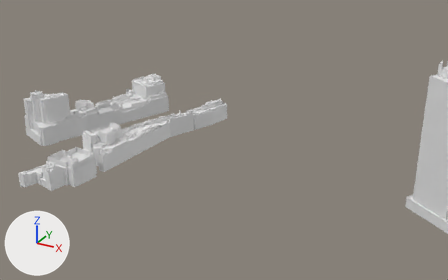
A saved change to the glTF model stations/ikebukuro/gteki/assets/ikebukuro_landmarks_next.glb.
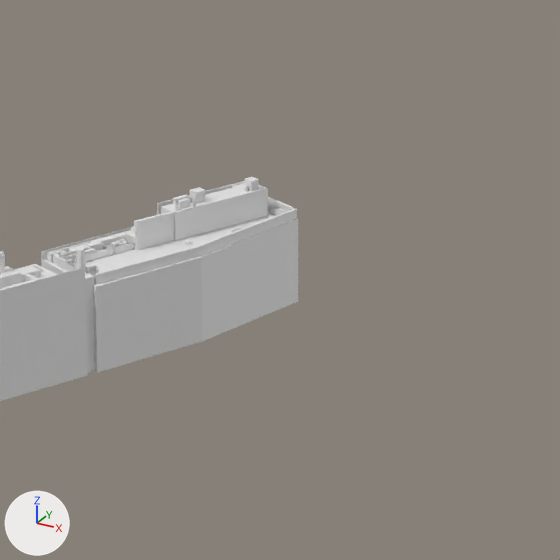
Each version appears first whole from a camera (50 mm lens) standing at (731.0, -972.0, 545.0) and looking at (94.0, 186.0, -33.0), and next in a close-up on the part from 40% to 60% of the width and 25% to 57% of the height. Arrows for +X, +Y and +Z are at lower left; the lights stay in place. The older version's two pictures come first.

Objects in the first close-up: 'parco', 'seibu'.
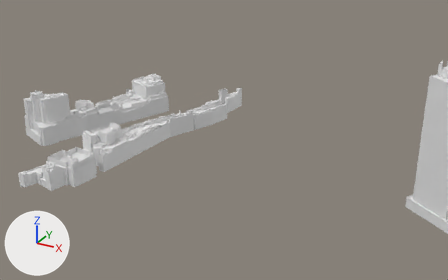
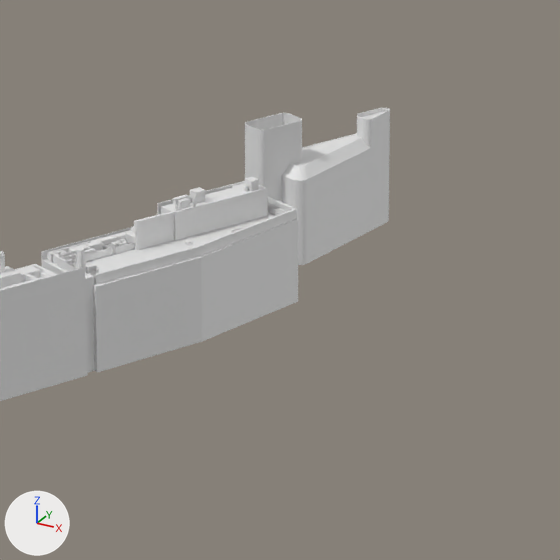
The change, as JSON lines over the scene's bpy script:
```json
{"op": "add", "block": "me_pparco", "code": ["me_pparco = bpy.data.meshes.new('pparco')", "me_pparco.from_pydata(...)  # 537 vertices, 1070 faces; spans x 70.7..101.6, y 190.4..260.4, z 28.7..80.5"]}
{"op": "add", "block": "ob_pparco", "code": ["ob_pparco = bpy.data.objects.new('pparco', me_pparco)", "ob_pparco.location = (0.0, 0.0, 0.0)"]}
```

Location of each change, (x1, y1, x2, y2) in pixels of the close-ups (560 x 560 px):
```json
{"object": "pparco", "change": "added", "after": [245, 108, 390, 265]}
```
